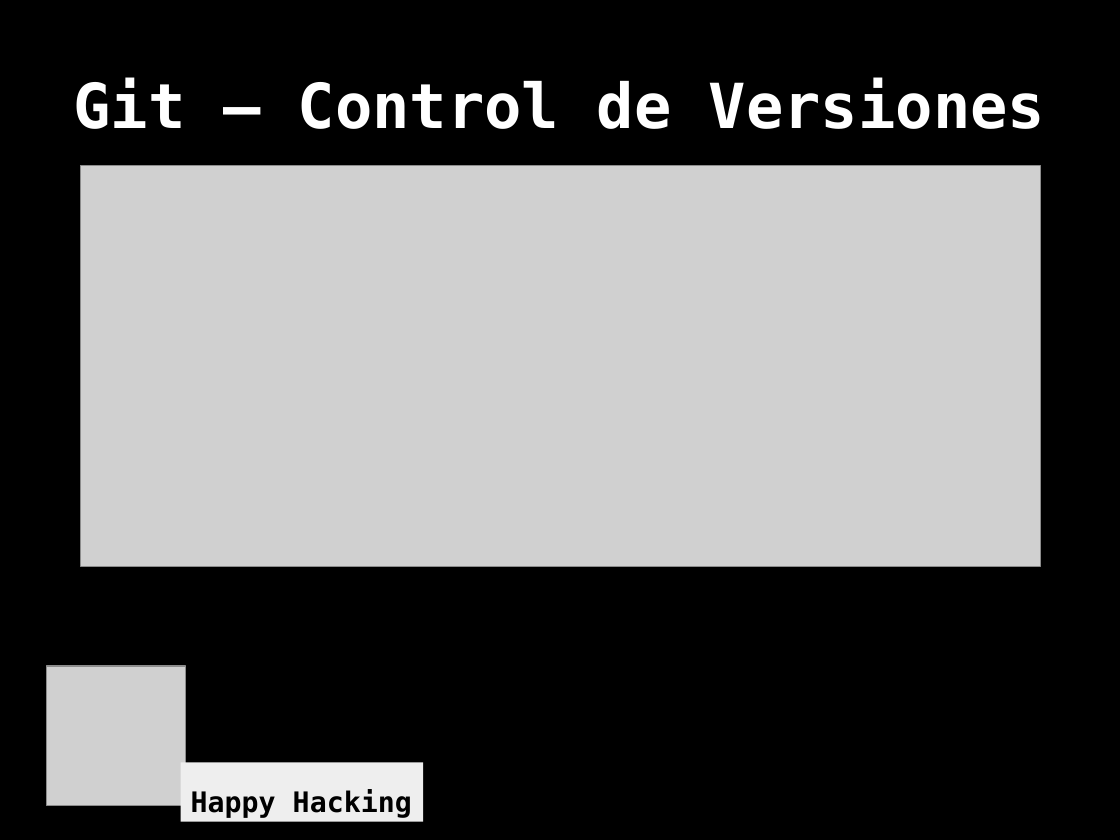
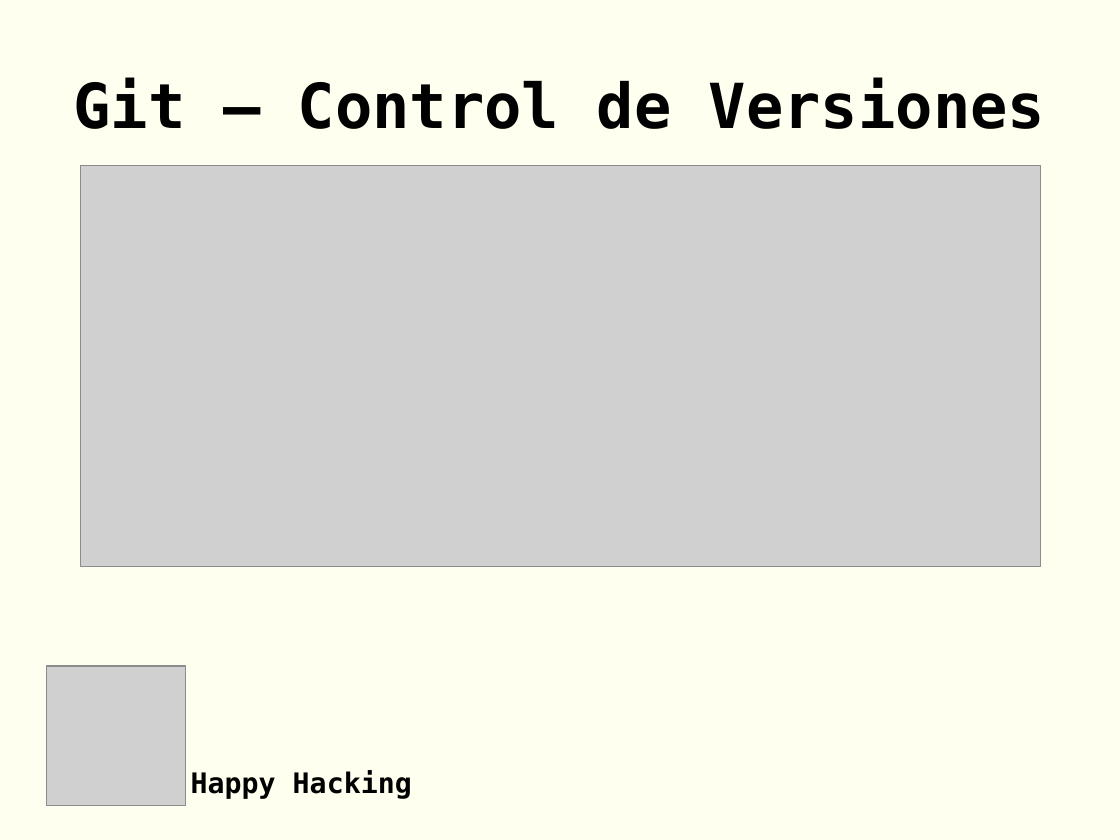
Before and after one commit to rgmf/DWES, a slide deck: slide 1 of 00_requisitos_previos/presentacion/git_y_github.odp. Drawn at 1120x840 pixels with LibreOffice and Linux fonts; fonts in the diff are those of the drawing; grey boxes stand for pictures. Boxes give left, top, right and bottom in pixels: in the first picture for what was removed or moved away, otherwise in the second. Text is boxed around its words. In the diff, an @@ line names an element or a change of style, - is before the commit and + after.

```diff
--- a/00_requisitos_previos/presentacion/git_y_github.odp
+++ b/00_requisitos_previos/presentacion/git_y_github.odp
@@ background #000000 to #FFFFF0 @@
@@ title "Git – Control de Versiones" at <box>74,78,1045,129</box>: text colour #FFFFFF to #000000 @@
@@ text "Happy Hacking": place and size @@
-text "Happy Hacking" at <box>181,762,424,821</box>
+text "Happy Hacking" at <box>191,771,412,799</box>
@@ text "Happy Hacking" at <box>191,771,412,799</box>: fill #EEEEEE to none @@
```
Also in this commit, not shown: 13 other slides changed, 1 other file.
